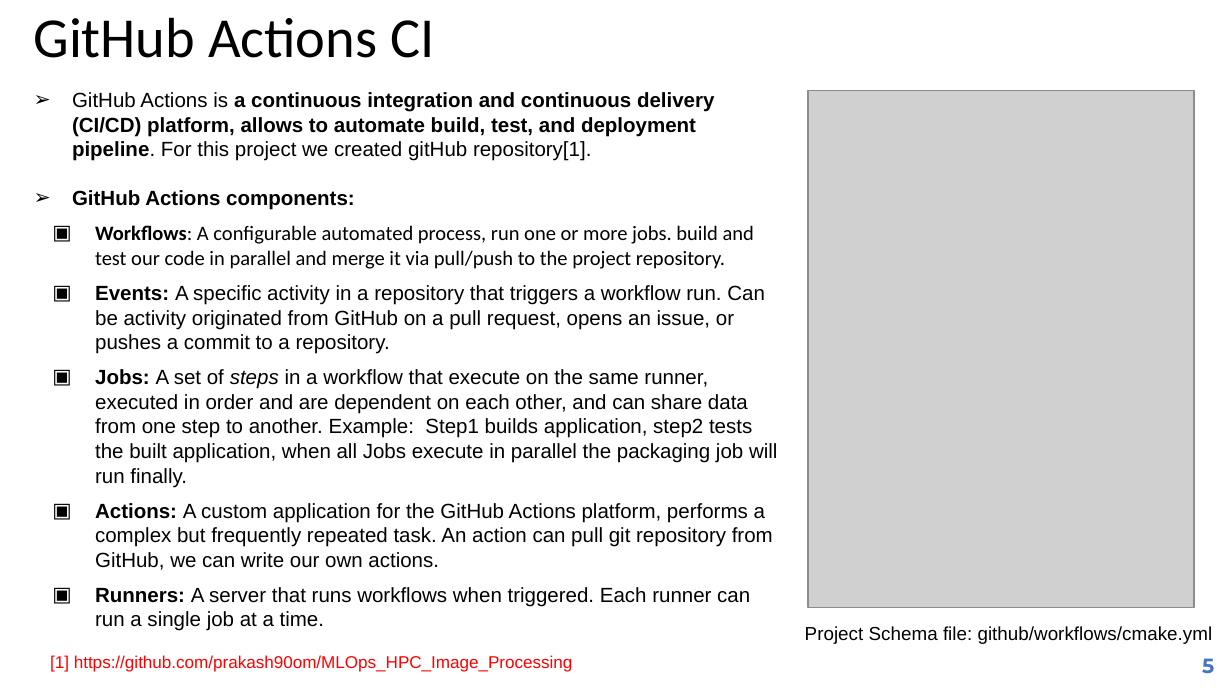
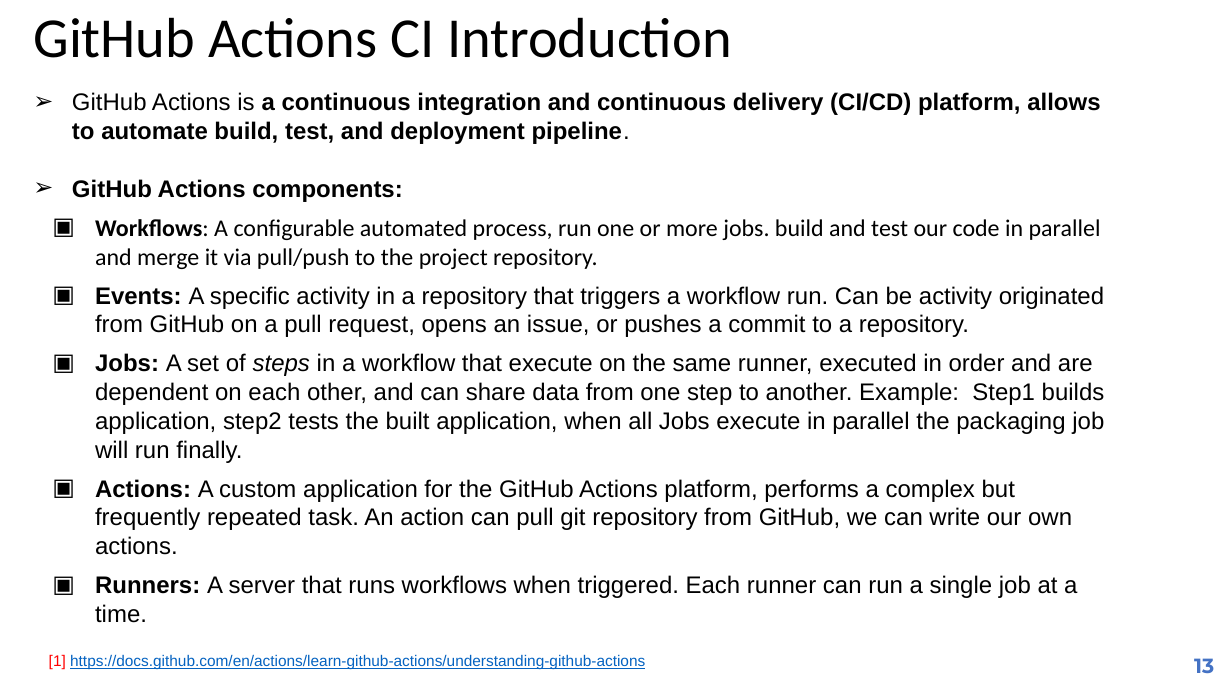
Before and after one commit to prakash90om/MLOps_Demo_hpc, a slide deck: slide 13 of doc/MLOps_HPC_Image_Processing_Presentation.pptx (slide 5 before the commit). Drawn at 1232x693 pixels with LibreOffice and Linux fonts; fonts in the diff are those of the drawing; grey boxes stand for pictures. Boxes give left, top, right and bottom in pixels: in the first picture for what was removed or moved away, otherwise in the second. Text is boxed around its words. In the diff, an @@ line names an element or a change of style, - is before the commit and + after.

```diff
--- a/doc/MLOps_HPC_Image_Processing_Presentation.pptx
+++ b/doc/MLOps_HPC_Image_Processing_Presentation.pptx
@@ text at (33, 17, 732, 58): text changed @@
-GitHub Actions CI
+GitHub Actions CI Introduction
@@ text at (72, 92, 1100, 144): text changed; size 12 to 14 pt @@
-➢ GitHub Actions is a continuous integration and continuous delivery (CI/CD) platform, allows to automate build, test, and deployment pipeline. For this project we created gitHub repository[1].
+➢ GitHub Actions is a continuous integration and continuous delivery (CI/CD) platform, allows to automate build, test, and deployment pipeline.
@@ picture removed at (808, 91, 1194, 609) @@
@@ text at (72, 179, 1105, 623): size 12 to 14 pt in "GitHub Actions components:", "Workflows: A configurable automated process, run one ...", "Events: A specific activity in a repository ...", "Jobs: A set of steps in a ..." and 2 more places @@
@@ text removed at (805, 626, 1213, 644) @@
-Project Schema file: github/workflows/cmake.yml
@@ text added at (49, 654, 645, 670), 9 pt, text #0563C1, underline @@
+[1] https://docs.github.com/en/actions/learn-github-actions/understanding-github-actions
@@ text removed at (50, 655, 573, 672) @@
-[1] https://github.com/prakash90om/MLOps_HPC_Image_Processing
@@ page number at (1194, 658, 1214, 674): text changed @@
-5
+13
```
Also in this commit, not shown: 11 slides added.
